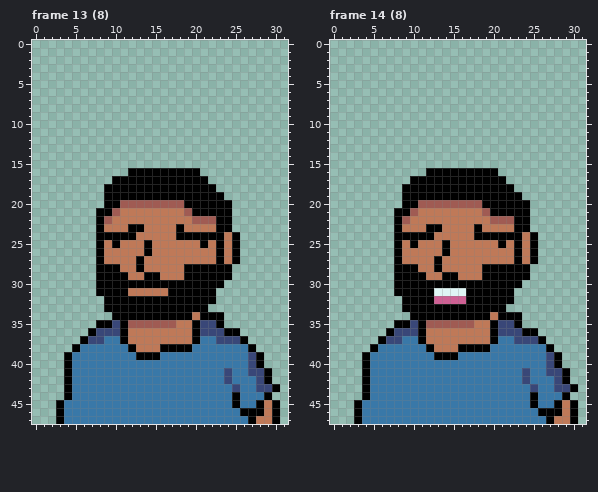
One commit to this pixel-art file: res/ase/customers.aseprite. Above, as it was before the edit.
32x48 pixels, 36 frames. Shown: frame 13 (8), frame 14 (8). The commit also changed other frames, which this record leaves out.
After:
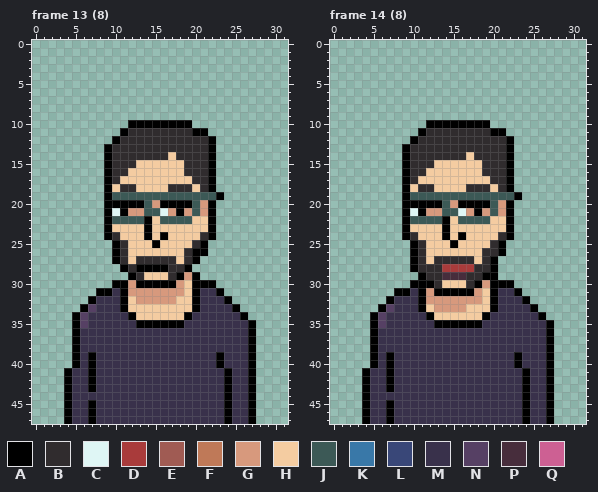
Palette (. is transparent): A #000000  B #302c2e  C #dff6f5  D #a93b3b  E #a05b53  F #bf7958  G #d7997d  H #f4cca1  J #3c5956  K #3978a8  L #394778  M #39314b  N #564064  P #472d3c  Q #cd6093
Diff:
Changed rows in their new state; - is an unchanged pixel.
Frame 13 (8), layer "Base layer":
first column x 3:
10 ---------AAAAAAAA-----------
11 --------ABBBBBBBBAA---------
12 -------ABBBBBBBBBBBA--------
13 ------ABBBBBBBBBBBBA--------
14 ------ABBBBBBBHBBBBA--------
15 ------ABBBHHHHHHBBBA--------
16 ------ABBHHHHHHHBBBA--------
17 ------ABHHHHHHHHHBBA--------
18 -------HBBHHHHBBBHB---------
19 -------JJJJJJJJJJJJJ--------
20 --------AAAJGAAA-JG-..------
21 -----.-CAGGJJCGAGJG-..------
22 -----.AJJJJAHJJJJHHA..------
23 -----.AHHHHAHHHHHHHA..------
24 -----.-BHHHAHAHHHHB-...-----
25 -----..-BHHHAHHHHB-....-----
26 -----..ABHHHHHHHBAA....-----
27 -----..ABHBBBBBHBA.....-----
28 -----...AB-AAABB-.....------
29 -----....ABHHHBAG-....------
30 -----..--G-----GH---.-------
31 -------M-GGGGGGGH-MMA-------
32 ----AMMM-HGGGGGHH-MMMA------
33 ---ANMMM-HHHHHHHH-MMMMA-----
34 --ANMMMMM-HHHHHH-MMMMMMA----
35 --ANMMMMMMAAAAAAMMMMMMMMA---
36 --AMMMMMMMMMMMMMMMMMMMMMA---
37 --AMMMMMMMMMMMMMMMMMMMMMA---
38 ---MMMMMMMMMMMMMMMMMMMMM----
39 -.AMAMMMMMMMMMMMMMMMAMMMA.--
40 -.AMAMMMMMMMMMMMMMMMAMMMA.--
41 --MMAMMMMMMMMMMMMMMMMAMMA..-
42 --MMAMMMMMMMMMMMMMMMMAMMA..-
43 --MMAMMMMMMMMMMMMMMMMAMMA...
44 --MMMMMMMMMMMMMMMMMMMAMMA..-
45 .AMMAMMMMMMMMMMMMMMMMAMMA...
46 .AMMAMMMMMMMMMMMMMMMMAMM-...
47 .AMMAMMMMMMMMMMMMMMMMAMM-...
Frame 14 (8), layer "Base layer":
first column x 3:
10 ---------AAAAAAAA-----------
11 --------ABBBBBBBBAA---------
12 -------ABBBBBBBBBBBA--------
13 ------ABBBBBBBBBBBBA--------
14 ------ABBBBBBBHBBBBA--------
15 ------ABBBHHHHHHBBBA--------
16 ------ABBHHHHHHHBBBA--------
17 ------ABHHHHHHHHHBBA--------
18 -------HBBHHHHBBBHB---------
19 -------JJJJJJJJJJJJJ--------
20 --------AAAJGAAA-JG-..------
21 -----.-CAGGJJCGAGJG-..------
22 -----.AJJJJAHJJJJHHA..------
23 -----.AHHHHAHHHHHHHA..------
24 -----.-BHHHAHAHHHHB-...-----
25 -----..-BHHHAHHHHB-....-----
26 -----..ABHHHHHHHBBA....-----
27 -----..ABHBBBBBHBA.....-----
28 -----..-BBBDDDDBB-....------
29 -----...-BBPPPBB--....------
30 -----..---BHHHB-G---.-------
31 -------M-GAAAA-GH-MMA-------
32 ----AMMM-GGGGGGGH-MMMA------
33 ---ANMMM-HGGGGHHH-MMMMA-----
34 --ANMMMMM-HHHHHH-MMMMMMA----
35 --ANMMMMMMAAAAAAMMMMMMMMA---
36 --AMMMMMMMMMMMMMMMMMMMMMA---
37 --AMMMMMMMMMMMMMMMMMMMMMA---
38 ---MMMMMMMMMMMMMMMMMMMMM----
39 -.AMAMMMMMMMMMMMMMMMAMMMA.--
40 -.AMAMMMMMMMMMMMMMMMAMMMA.--
41 --MMAMMMMMMMMMMMMMMMMAMMA..-
42 --MMAMMMMMMMMMMMMMMMMAMMA..-
43 --MMAMMMMMMMMMMMMMMMMAMMA...
44 --MMMMMMMMMMMMMMMMMMMAMMA..-
45 .AMMAMMMMMMMMMMMMMMMMAMMA...
46 .AMMAMMMMMMMMMMMMMMMMAMM-...
47 .AMMAMMMMMMMMMMMMMMMMAMM-...
Where, in picture pixels (left, top, right, bottom), the same in both pictures:
changed: (56, 120, 280, 424)
changed: (354, 120, 578, 424)
